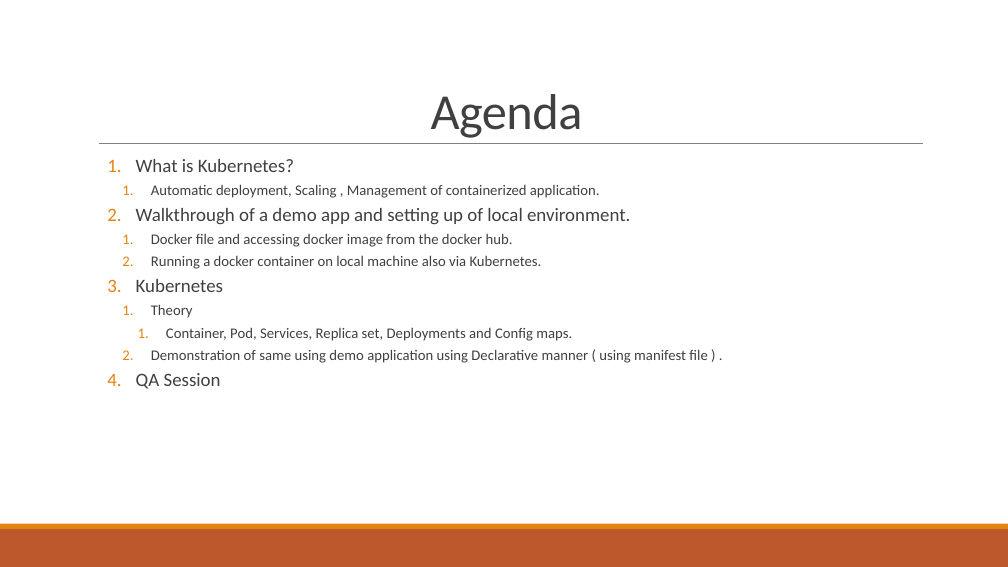
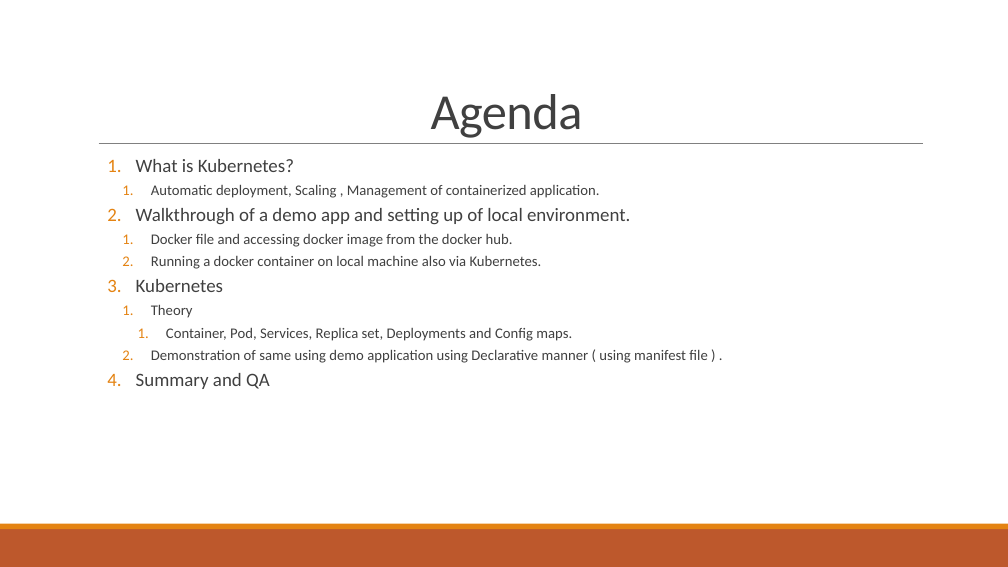
Before and after one commit to talktoamitdhir/kube, a slide deck: slide 2 of Understanding_Kubernetes/Kubernetes.pptx. Drawn at 1008x567 pixels with LibreOffice and Linux fonts; fonts in the diff are those of the drawing. Boxes give left, top, right and bottom in pixels: in the first picture for what was removed or moved away, otherwise in the second. Text is boxed around its words. In the diff, an @@ line names an element or a change of style, - is before the commit and + after.

```diff
--- a/Understanding_Kubernetes/Kubernetes.pptx
+++ b/Understanding_Kubernetes/Kubernetes.pptx
@@ text at (136, 373, 270, 389): text changed @@
-  4. QA Session
+  4. Summary and QA
```
Also in this commit, not shown: 2 other slides changed, 1 slide added, 2 slides removed, 16 other files.
